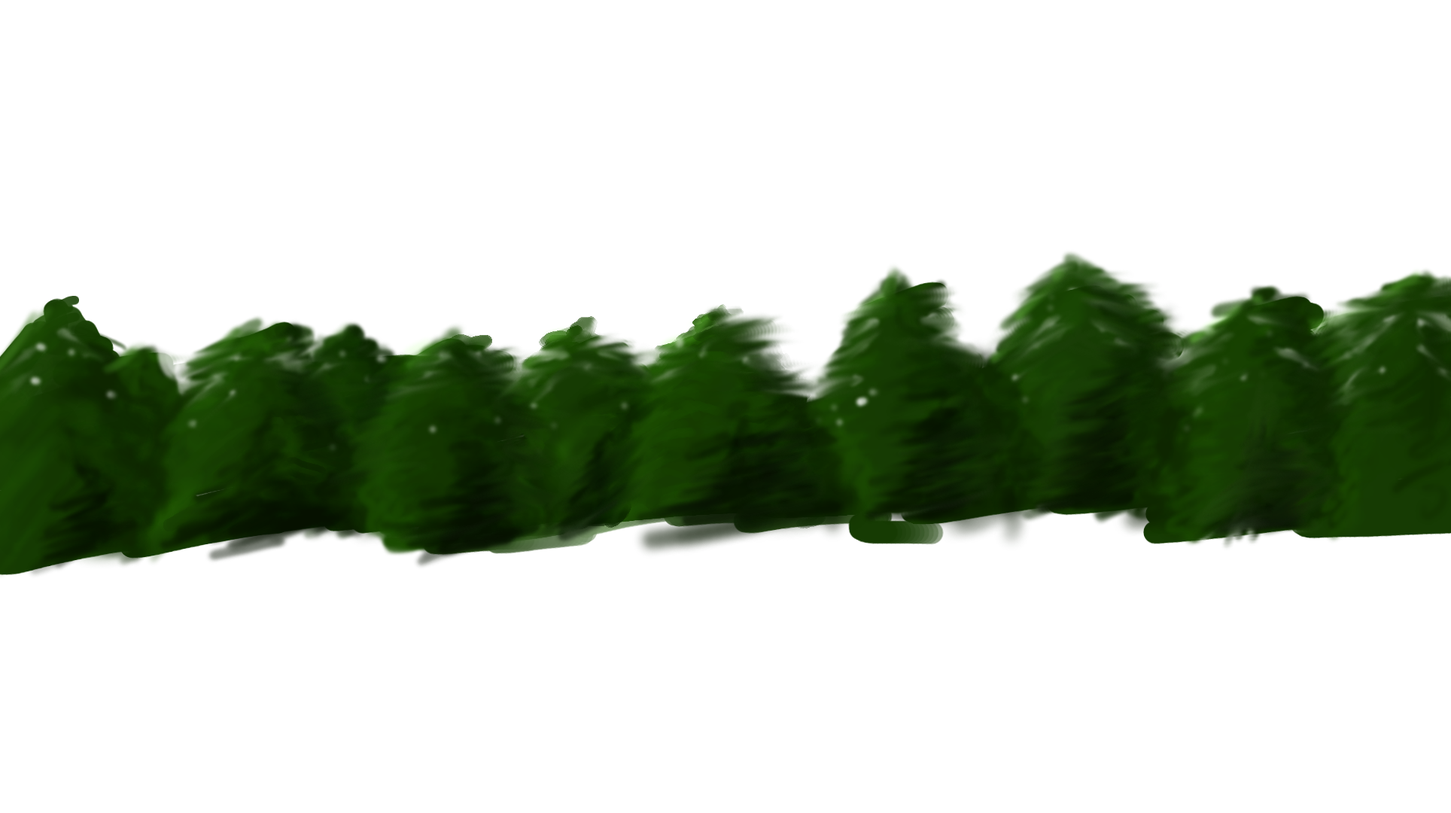
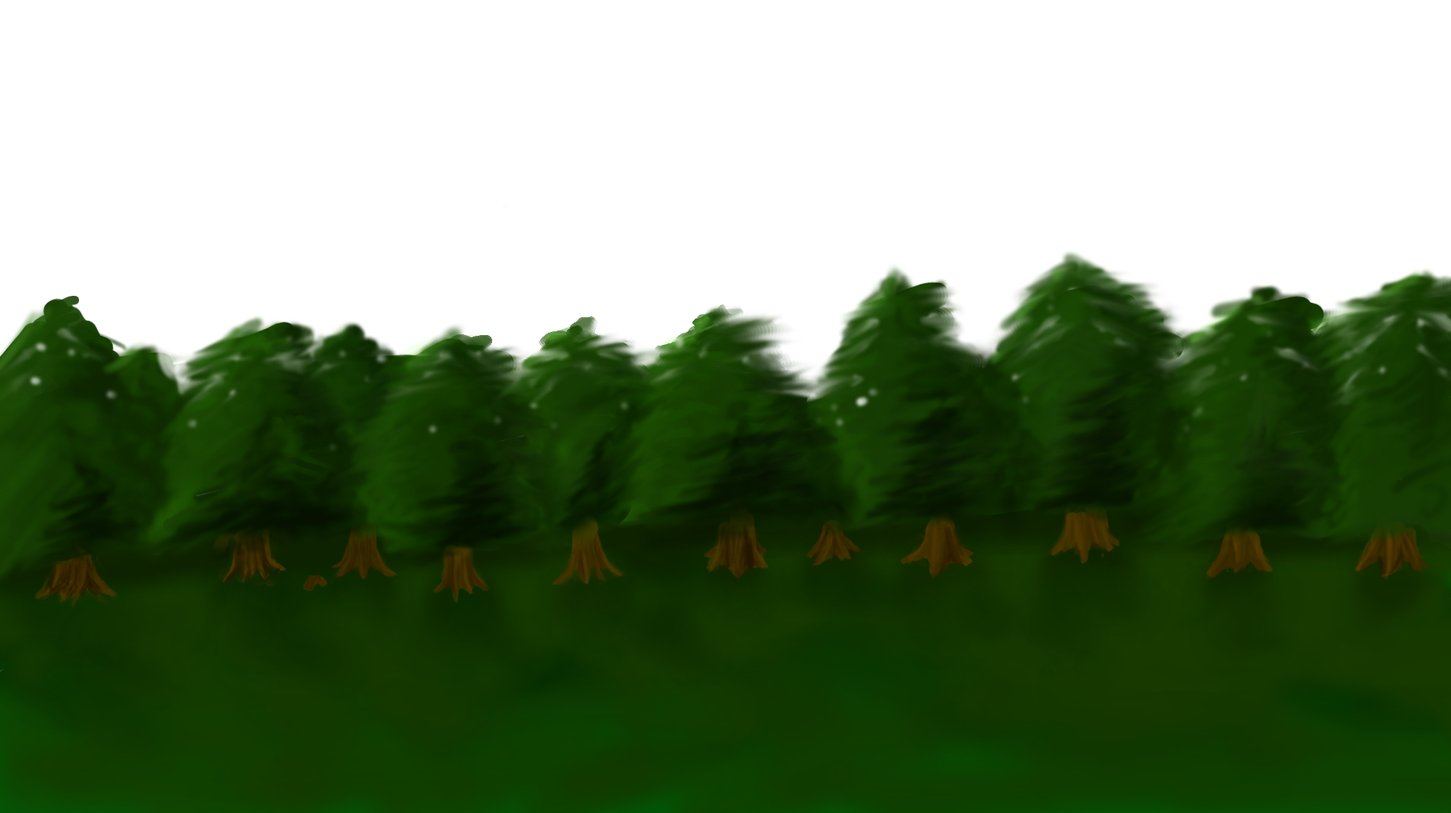
Layered file, before and after one edit (1451x813). Changes by layer:
painted on "New Layer#1" over [0, 203, 1451, 588]
added layer "New Layer#2" above "New Layer#3" over [34, 498, 1430, 615]
added layer "New Layer#3" over [0, 465, 1451, 813]
